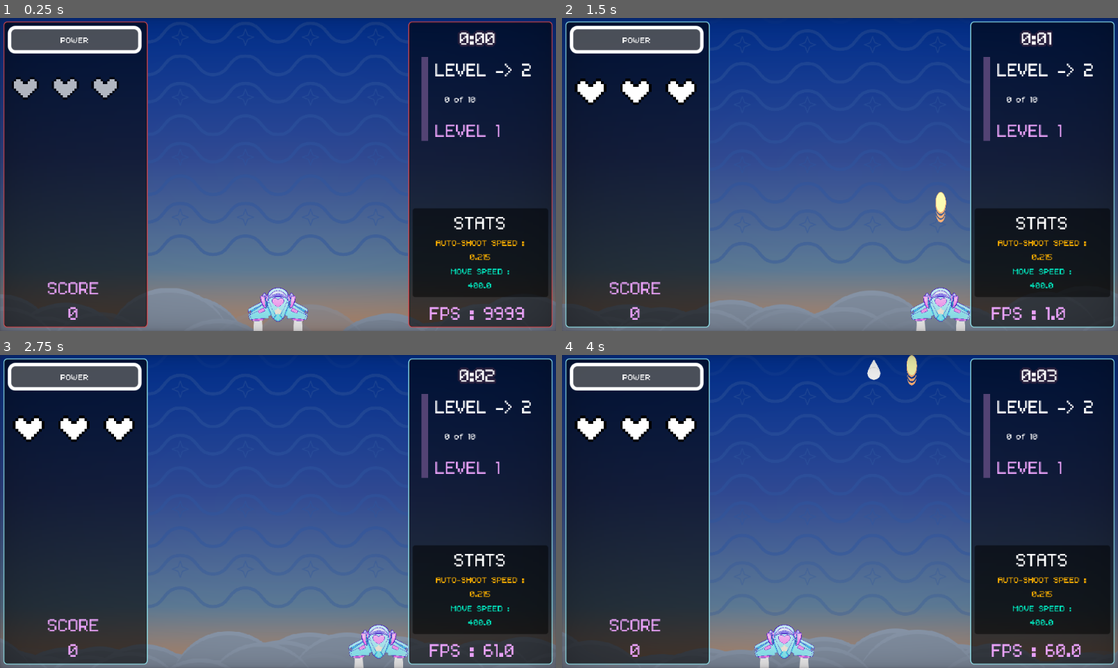
Above: before the commit, frames 1-4 (two rows, left to right).
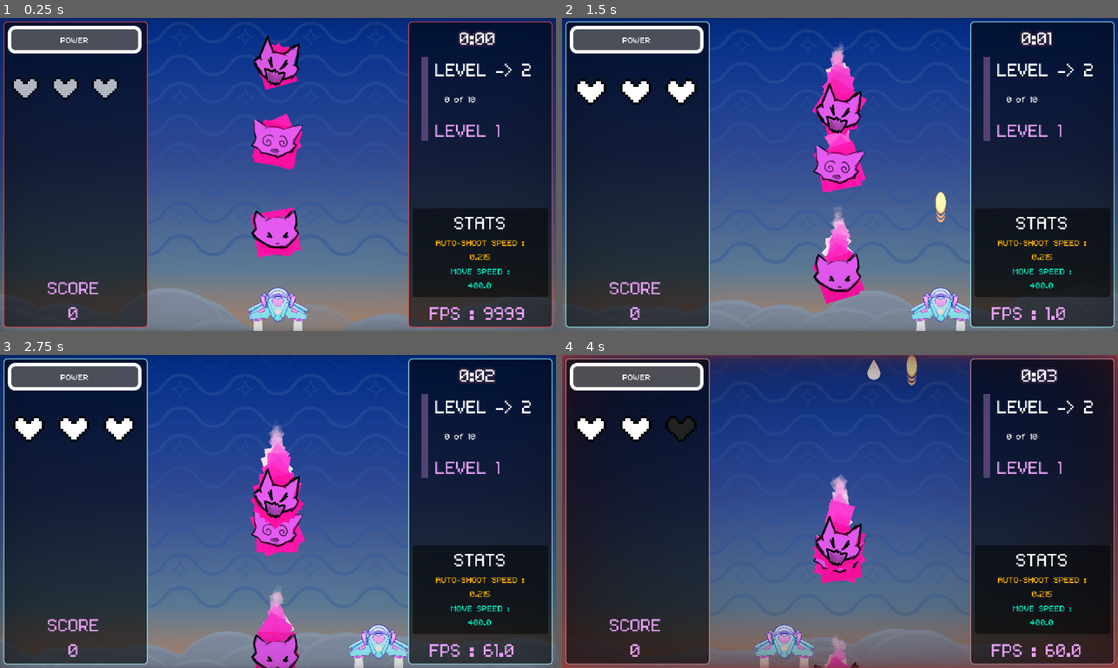
Above: after the commit, the same moments.

Repository: JoshuaOddBloom/ANSG_MeowBlast
Game: Godot game, scene res://scenes/base_level/base_level.tscn
Same seed, same stepped clock (60 frames per second), same inputs: the game is played once before the commit and once after it. This scene is started directly instead of the project's main scene. Sound files missing from this copy of the repository are replaced by a short silence.
Inputs (mouse positions are in pixels of both pictures, inside the frame that each line leads up to):
- Up to frame 1 (0.25 s): no input
- Up to frame 2 (1.5 s): move the mouse to (962, 158) at 0.52 s; hold Right (ui_right) 0.53-1.28 s; tap J (shoot) at 0.6, 1.35 s; move the mouse to (728, 190) at 1.27 s; hold Down (ui_down) from 1.28 s (still down)
- Up to frame 3 (2.75 s): move the mouse to (333, 442) at 2.02 s; release Down (ui_down) at 2.03 s; hold Right (ui_right) from 2.03 s (still down); tap K (use_power) at 2.1 s; tap J (shoot) at 2.3 s
- Up to frame 4 (4 s): move the mouse to (812, 574) at 2.77 s; tap J (shoot) at 2.85, 3.6 s; move the mouse to (1006, 558) at 3.52 s; release Right (ui_right) at 3.53 s; hold Left (ui_left) from 3.53 s (still down)

The runs differ from the first frame. In frame 1, 3.3% of the frame differs, in the area x 45-55%, y 5-77%; in frame 2, 4.4%; in frame 3, 4.0%; in frame 4, 16%, in the area x 0-100%, y 0-100%.

Commit message:
might downgrade to 4.4. Lots of annoying little things with the new release, might wait for 4.5.1

Diff:
--- a/assets/themes/level_overlay_style_box_flat.tres
+++ b/assets/themes/level_overlay_style_box_flat.tres
@@ -6,7 +6,7 @@
 border_width_top = 1
 border_width_right = 1
 border_width_bottom = 1
-border_color = Color(1, 1, 1, 0)
+border_color = Color(0.611765, 0.960784, 0.996078, 1)
 corner_radius_top_left = 4
 corner_radius_top_right = 4
 corner_radius_bottom_right = 4
--- a/resources/items/item_health_up.tres
+++ b/resources/items/item_health_up.tres
@@ -11,5 +11,4 @@
 item_weight = 4
 item_fall_speed_multiplier = 1.1
 add_icon_to_ui = false
-max_quantity = 0
 metadata/_custom_type_script = "uid://df24bvw55uwn1"
--- a/resources/items/item_max_hearts_up.tres
+++ b/resources/items/item_max_hearts_up.tres
@@ -7,9 +7,6 @@
 script = ExtResource("2_th0o0")
 item_name = "max_hearts_up"
 item_icon = ExtResource("1_usptx")
-item_modulate_override_color = Color(0, 0, 0, 1)
 item_weight = 2
-item_fall_speed_multiplier = 1.0
 add_icon_to_ui = false
-max_quantity = 0
 metadata/_custom_type_script = "uid://df24bvw55uwn1"
--- a/resources/items/item_move_speed_up.tres
+++ b/resources/items/item_move_speed_up.tres
@@ -8,8 +8,5 @@
 item_name = "move_speed_up"
 item_icon = ExtResource("1_ms8o8")
 item_modulate_override_color = Color(0, 0.986765, 0.80742, 1)
-item_weight = 10
-item_fall_speed_multiplier = 1.0
 add_icon_to_ui = false
-max_quantity = 0
 metadata/_custom_type_script = "uid://df24bvw55uwn1"
--- a/resources/items/item_shooting_speed_up.tres
+++ b/resources/items/item_shooting_speed_up.tres
@@ -8,8 +8,5 @@
 item_name = "shooting_speed_up"
 item_icon = ExtResource("1_678fn")
 item_modulate_override_color = Color(1, 0.7, 0, 1)
-item_weight = 10
-item_fall_speed_multiplier = 1.0
 add_icon_to_ui = false
-max_quantity = 0
 metadata/_custom_type_script = "uid://df24bvw55uwn1"
--- a/resources/items/item_special_up.tres
+++ b/resources/items/item_special_up.tres
@@ -8,8 +8,5 @@
 item_name = "special_up"
 item_icon = ExtResource("1_nith1")
 item_modulate_override_color = Color(1, 0.662229, 0.780597, 1)
-item_weight = 10
-item_fall_speed_multiplier = 1.0
 add_icon_to_ui = false
-max_quantity = 0
 metadata/_custom_type_script = "uid://df24bvw55uwn1"
--- a/resources/upgrades/dash_cooldown.tres
+++ b/resources/upgrades/dash_cooldown.tres
@@ -7,7 +7,6 @@
 script = ExtResource("2_tl2dg")
 id = "dash_cooldown"
 max_quantity = 3
-icon = ExtResource("1_pw3vd")
 name = "Dash Cool-Down Time (-10%)"
 add_icon_to_ui = true
 description = "Reduce the recharge time for Dashes."
--- a/resources/upgrades/dash_duration.tres
+++ b/resources/upgrades/dash_duration.tres
@@ -7,7 +7,6 @@
 script = ExtResource("2_cv5j6")
 id = "dash_duration"
 max_quantity = 3
-icon = ExtResource("1_tpkbb")
 name = "Dash Duration +10%"
 add_icon_to_ui = true
 description = "Add 10% to your dash duration"
--- a/resources/upgrades/one_more_try.tres
+++ b/resources/upgrades/one_more_try.tres
@@ -7,7 +7,5 @@
 script = ExtResource("2_uoedb")
 id = "one_more_try"
 max_quantity = 1
-icon = ExtResource("1_mwyde")
 name = "One More Try"
-add_icon_to_ui = false
 description = "If defeated, Regain 1 Heart Container."
--- a/resources/upgrades/pickup_area_increase.tres
+++ b/resources/upgrades/pickup_area_increase.tres
@@ -7,7 +7,6 @@
 script = ExtResource("1_ua7ei")
 id = "pickup_area_increase"
 max_quantity = 1
-icon = ExtResource("1_6ptne")
 name = "Pickup Area +25%"
 add_icon_to_ui = true
 description = "Adds 25% to the player's pickup area."
--- a/resources/upgrades/player_speed.tres
+++ b/resources/upgrades/player_speed.tres
@@ -7,7 +7,6 @@
 script = ExtResource("1_crc4w")
 id = "player_speed"
 max_quantity = 2
-icon = ExtResource("1_sk3u1")
 name = "Move Speed"
 add_icon_to_ui = true
 description = "Increases move speed by 10%"
--- a/resources/upgrades/shoot_range.tres
+++ b/resources/upgrades/shoot_range.tres
@@ -7,7 +7,6 @@
 script = ExtResource("1_a8y5g")
 id = "shoot_range"
 max_quantity = 3
-icon = ExtResource("1_7hpib")
 name = "Shooting Range"
 add_icon_to_ui = true
 description = "Increases your weapon's range by 25%"
--- a/resources/upgrades/shoot_speed.tres
+++ b/resources/upgrades/shoot_speed.tres
@@ -7,7 +7,6 @@
 script = ExtResource("2_1cmcc")
 id = "shoot_speed"
 max_quantity = 4
-icon = ExtResource("1_ffwso")
 name = "Shooting Speed"
 add_icon_to_ui = true
 description = "Increases your weapon's rate of fire by 25%"
--- a/scenes/base_level/base_level.gd
+++ b/scenes/base_level/base_level.gd
@@ -15,6 +15,7 @@
 #@onready var bg_animation_player: AnimationPlayer = %BGAnimationPlayer
 @onready var level_transition_player: AnimationPlayer = $BG/LevelTransitionPlayer
 @onready var pattern_animation_player: AnimationPlayer = %PatternAnimationPlayer
+@onready var game_over_rand_audio_component: RandomAudioStreamPlayer = %GameOverRandAudioComponent
 
 
 
@@ -104,6 +105,7 @@
 
 
 func on_game_over():
+	game_over_rand_audio_component.play_random()
 	game_over = true
 
 
--- a/scenes/base_level/base_level.tscn
+++ b/scenes/base_level/base_level.tscn
@@ -6,11 +6,13 @@
 [ext_resource type="Texture2D" uid="uid://elhm8hhwq2pi" path="res://assets/textures/cloud_circles.png" id="3_8eac3"]
 [ext_resource type="PackedScene" uid="uid://blhyxtuel2aqx" path="res://scenes/managers/arena_time_manager.tscn" id="3_c2ddb"]
 [ext_resource type="PackedScene" uid="uid://pyao5qbxpx8l" path="res://scenes/managers/item_drop_manager.tscn" id="3_dojjm"]
-[ext_resource type="AudioStream" uid="uid://bw0oxxyia6y8w" path="res://assets/audio/bgm/meowblaster_theme_level_5B.mp3" id="3_g525y"]
+[ext_resource type="AudioStream" uid="uid://cl5nuu87syh1m" path="res://assets/audio/bgm/meowblaster_theme_level_5b.ogg" id="3_g525y"]
 [ext_resource type="PackedScene" uid="uid://bw7votl21cark" path="res://scenes/enemy/enemy.tscn" id="3_jlp5g"]
+[ext_resource type="PackedScene" uid="uid://ccyrjfgwxtded" path="res://scenes/components/random_audio_player_component.tscn" id="4_4cbhi"]
 [ext_resource type="Script" uid="uid://df24bvw55uwn1" path="res://resources/items/res_droppable_item.gd" id="4_8tryd"]
 [ext_resource type="Texture2D" uid="uid://cr40kg8av6puu" path="res://scenes/base_level/res_level_1_bg_gradient.tres" id="4_jnmbr"]
 [ext_resource type="Resource" uid="uid://c223l7gta8v5g" path="res://resources/items/item_health_up.tres" id="5_0rn38"]
+[ext_resource type="AudioStream" uid="uid://cmg2fj7ueete7" path="res://assets/audio/sfx/player/player_death_1.ogg" id="5_5uif2"]
 [ext_resource type="Resource" uid="uid://csb43hrg77037" path="res://resources/items/item_shooting_speed_up.tres" id="6_0rn38"]
 [ext_resource type="PackedScene" uid="uid://0d7fsdntcf5u" path="res://scenes/ui/ui.tscn" id="6_8o1ni"]
 [ext_resource type="Resource" uid="uid://e535cmmuyqbf" path="res://resources/items/item_move_speed_up.tres" id="9_5uif2"]
@@ -77,6 +79,71 @@
 "transitions": PackedFloat32Array(1),
 "update": 0,
 "values": [Color(0.29, 0.5385, 1, 0.490196)]
+}
+
+[sub_resource type="Animation" id="Animation_g525y"]
+resource_name = "level_1_start"
+length = 0.1
+step = 0.05
+tracks/0/type = "value"
+tracks/0/imported = false
+tracks/0/enabled = true
+tracks/0/path = NodePath("CloudsGPUParticles2D:modulate")
+tracks/0/interp = 1
+tracks/0/loop_wrap = true
+tracks/0/keys = {
+"times": PackedFloat32Array(0),
+"transitions": PackedFloat32Array(1),
+"update": 0,
+"values": [Color(1, 1, 1, 1)]
+}
+tracks/1/type = "value"
+tracks/1/imported = false
+tracks/1/enabled = true
+tracks/1/path = NodePath("CloudsGPUParticles2D:process_material:color")
+tracks/1/interp = 1
+tracks/1/loop_wrap = true
+tracks/1/keys = {
+"times": PackedFloat32Array(0),
+"transitions": PackedFloat32Array(1),
+"update": 0,
+"values": [Color(0.553273, 0.60896, 0.685211, 1)]
+}
+tracks/2/type = "value"
+tracks/2/imported = false
+tracks/2/enabled = true
+tracks/2/path = NodePath("CloudsGPUParticles2D:position")
+tracks/2/interp = 1
+tracks/2/loop_wrap = true
+tracks/2/keys = {
+"times": PackedFloat32Array(0),
+"transitions": PackedFloat32Array(1),
+"update": 0,
+"values": [Vector2(320, 408.47)]
+}
+tracks/3/type = "value"
+tracks/3/imported = false
+tracks/3/enabled = true
+tracks/3/path = NodePath("%WavePattern:modulate")
+tracks/3/interp = 1
+tracks/3/loop_wrap = true
+tracks/3/keys = {
+"times": PackedFloat32Array(0),
+"transitions": PackedFloat32Array(1),
+"update": 0,
+"values": [Color(0.29, 0.5385, 1, 0.490196)]
+}
+tracks/4/type = "value"
+tracks/4/imported = false
+tracks/4/enabled = true
+tracks/4/path = NodePath("BGBlueSprite2D:modulate")
+tracks/4/interp = 1
+tracks/4/loop_wrap = true
+tracks/4/keys = {
+"times": PackedFloat32Array(0),
+"transitions": PackedFloat32Array(1),
+"update": 0,
+"values": [Color(1, 1, 1, 1)]
 }
 
 [sub_resource type="Animation" id="Animation_jnmbr"]
@@ -221,71 +288,6 @@
 "values": [Color(0.675, 0.5, 1, 0.392157), Color(0.676166, 0.33, 1, 0.698039)]
 }
 
-[sub_resource type="Animation" id="Animation_g525y"]
-resource_name = "level_1_start"
-length = 0.1
-step = 0.05
-tracks/0/type = "value"
-tracks/0/imported = false
-tracks/0/enabled = true
-tracks/0/path = NodePath("CloudsGPUParticles2D:modulate")
-tracks/0/interp = 1
-tracks/0/loop_wrap = true
-tracks/0/keys = {
-"times": PackedFloat32Array(0),
-"transitions": PackedFloat32Array(1),
-"update": 0,
-"values": [Color(1, 1, 1, 1)]
-}
-tracks/1/type = "value"
-tracks/1/imported = false
-tracks/1/enabled = true
-tracks/1/path = NodePath("CloudsGPUParticles2D:process_material:color")
-tracks/1/interp = 1
-tracks/1/loop_wrap = true
-tracks/1/keys = {
-"times": PackedFloat32Array(0),
-"transitions": PackedFloat32Array(1),
-"update": 0,
-"values": [Color(0.553273, 0.60896, 0.685211, 1)]
-}
-tracks/2/type = "value"
-tracks/2/imported = false
-tracks/2/enabled = true
-tracks/2/path = NodePath("CloudsGPUParticles2D:position")
-tracks/2/interp = 1
-tracks/2/loop_wrap = true
-tracks/2/keys = {
-"times": PackedFloat32Array(0),
-"transitions": PackedFloat32Array(1),
-"update": 0,
-"values": [Vector2(320, 408.47)]
-}
-tracks/3/type = "value"
-tracks/3/imported = false
-tracks/3/enabled = true
-tracks/3/path = NodePath("%WavePattern:modulate")
-tracks/3/interp = 1
-tracks/3/loop_wrap = true
-tracks/3/keys = {
-"times": PackedFloat32Array(0),
-"transitions": PackedFloat32Array(1),
-"update": 0,
-"values": [Color(0.29, 0.5385, 1, 0.490196)]
-}
-tracks/4/type = "value"
-tracks/4/imported = false
-tracks/4/enabled = true
-tracks/4/path = NodePath("BGBlueSprite2D:modulate")
-tracks/4/interp = 1
-tracks/4/loop_wrap = true
-tracks/4/keys = {
-"times": PackedFloat32Array(0),
-"transitions": PackedFloat32Array(1),
-"update": 0,
-"values": [Color(1, 1, 1, 1)]
-}
-
 [sub_resource type="Animation" id="Animation_4cbhi"]
 resource_name = "level_3_to_level_4"
 length = 2.5
@@ -459,6 +461,45 @@
 width = 640
 height = 360
 fill_to = Vector2(0, 1)
+
+[sub_resource type="Animation" id="Animation_qhw0v"]
+length = 0.001
+tracks/0/type = "value"
+tracks/0/imported = false
+tracks/0/enabled = true
+tracks/0/path = NodePath("WavePattern:position")
+tracks/0/interp = 1
+tracks/0/loop_wrap = true
+tracks/0/keys = {
+"times": PackedFloat32Array(0),
+"transitions": PackedFloat32Array(1),
+"update": 0,
+"values": [Vector2(0, 0)]
+}
+tracks/1/type = "value"
+tracks/1/imported = false
+tracks/1/enabled = true
+tracks/1/path = NodePath("WavePattern/Top:modulate")
+tracks/1/interp = 1
+tracks/1/loop_wrap = true
+tracks/1/keys = {
+"times": PackedFloat32Array(0),
+"transitions": PackedFloat32Array(1),
+"update": 0,
+"values": [Color(1, 1, 1, 0)]
+}
+tracks/2/type = "value"
+tracks/2/imported = false
+tracks/2/enabled = true
+tracks/2/path = NodePath("WavePattern/Bottom:modulate")
+tracks/2/interp = 1
+tracks/2/loop_wrap = true
+tracks/2/keys = {
+"times": PackedFloat32Array(0),
+"transitions": PackedFloat32Array(1),
+"update": 0,
+"values": [Color(1, 1, 1, 1)]
+}
 
 [sub_resource type="Animation" id="Animation_8diyn"]
 resource_name = "level_1"
@@ -502,45 +543,6 @@
 "values": [Color(1, 1, 1, 1), Color(1, 1, 1, 0)]
 }
 
-[sub_resource type="Animation" id="Animation_qhw0v"]
-length = 0.001
-tracks/0/type = "value"
-tracks/0/imported = false
-tracks/0/enabled = true
-tracks/0/path = NodePath("WavePattern:position")
-tracks/0/interp = 1
-tracks/0/loop_wrap = true
-tracks/0/keys = {
-"times": PackedFloat32Array(0),
-"transitions": PackedFloat32Array(1),
-"update": 0,
-"values": [Vector2(0, 0)]
-}
-tracks/1/type = "value"
-tracks/1/imported = false
-tracks/1/enabled = true
-tracks/1/path = NodePath("WavePattern/Top:modulate")
-tracks/1/interp = 1
-tracks/1/loop_wrap = true
-tracks/1/keys = {
-"times": PackedFloat32Array(0),
-"transitions": PackedFloat32Array(1),
-"update": 0,
-"values": [Color(1, 1, 1, 0)]
-}
-tracks/2/type = "value"
-tracks/2/imported = false
-tracks/2/enabled = true
-tracks/2/path = NodePath("WavePattern/Bottom:modulate")
-tracks/2/interp = 1
-tracks/2/loop_wrap = true
-tracks/2/keys = {
-"times": PackedFloat32Array(0),
-"transitions": PackedFloat32Array(1),
-"update": 0,
-"values": [Color(1, 1, 1, 1)]
-}
-
 [sub_resource type="AnimationLibrary" id="AnimationLibrary_inqle"]
 _data = {
 &"RESET": SubResource("Animation_qhw0v"),
@@ -595,12 +597,21 @@
 stream = ExtResource("3_g525y")
 autoplay = true
 bus = &"BGM"
+parameters/looping = true
+
+[node name="GameOverRandAudioComponent" parent="." instance=ExtResource("4_4cbhi")]
+unique_name_in_owner = true
+volume_db = -6.346
+bus = &"SFX"
+streams = Array[AudioStream]([ExtResource("5_5uif2")])
+min_pitch = 1.0
+max_pitch = 1.2
 
 [node name="ArenaTimeManager" parent="." instance=ExtResource("3_c2ddb")]
 
 [node name="ItemDropManager" parent="." instance=ExtResource("3_dojjm")]
 unique_name_in_owner = true
-drop_percent = 0.1
+drop_percent = 1.0
 droppable_items = Array[ExtResource("4_8tryd")]([ExtResource("5_0rn38"), ExtResource("6_0rn38"), ExtResource("9_5uif2")])
 
 [node name="BG" type="Node2D" parent="."]
@@ -729,6 +740,15 @@
 unique_name_in_owner = true
 position = Vector2(320, 331)
 
+[node name="Enemy" parent="EntitiesLayer" instance=ExtResource("3_jlp5g")]
+position = Vector2(318, 233)
+
+[node name="Enemy2" parent="EntitiesLayer" instance=ExtResource("3_jlp5g")]
+position = Vector2(319, 130)
+
+[node name="Enemy3" parent="EntitiesLayer" instance=ExtResource("3_jlp5g")]
+position = Vector2(319, 38)
+
 [node name="HurtBox" type="Area2D" parent="." groups=["level_enemy_bounds"]]
 unique_name_in_owner = true
 collision_layer = 8
--- a/scenes/components/health_component.gd
+++ b/scenes/components/health_component.gd
@@ -33,6 +33,7 @@
 			GameEvents.player_at_max_health = false
 
 	if current_health <= 0:
+
 		defeated.emit()
 
 
--- a/scenes/components/random_audio_player_component.gd
+++ b/scenes/components/random_audio_player_component.gd
@@ -1,7 +1,11 @@
 extends AudioStreamPlayer
+
+class_name RandomAudioStreamPlayer
 
 @export var streams : Array[AudioStream]
 @export var randomize_pitch = true
+@export var min_volume = 0.0
+@export var max_volume = 0.0
 @export var min_pitch = 0.9
 @export var max_pitch = 1.1
 
@@ -10,6 +14,11 @@
 	if streams == null || streams.size() == 0:
 		return
 
+	if min_volume == 0.0 and max_volume == 0.0:
+		pass
+	else:
+		volume_db = randf_range(min_volume, max_volume)
+
 	if randomize_pitch:
 		pitch_scale = randf_range(min_pitch,max_pitch)
 	else:
--- a/scenes/game_objects/item_drop/item_drop.gd
+++ b/scenes/game_objects/item_drop/item_drop.gd
@@ -86,7 +86,6 @@
 	Callable(add_properties).call_deferred()
 
 
-
 func add_properties():
 	if item_resource != null:
 		if item_resource.item_modulate_override_color != Color.BLACK:
--- a/scenes/game_objects/item_drop/item_drop.tscn
+++ b/scenes/game_objects/item_drop/item_drop.tscn
@@ -1,12 +1,8 @@
-[gd_scene load_steps=18 format=3 uid="uid://c0ayjlpiqu7p8"]
+[gd_scene load_steps=14 format=3 uid="uid://c0ayjlpiqu7p8"]
 
 [ext_resource type="Script" uid="uid://dq1towb758dhd" path="res://scenes/game_objects/item_drop/item_drop.gd" id="1_aqoos"]
 [ext_resource type="PackedScene" uid="uid://ccyrjfgwxtded" path="res://scenes/components/random_audio_player_component.tscn" id="2_w1avk"]
-[ext_resource type="AudioStream" uid="uid://du8rpgxamtej8" path="res://assets/audio/sfx/experience_vial/impactGeneric_light_000.ogg" id="3_n2l6k"]
-[ext_resource type="AudioStream" uid="uid://c40emst64p6be" path="res://assets/audio/sfx/experience_vial/impactGeneric_light_001.ogg" id="4_ag42a"]
-[ext_resource type="AudioStream" uid="uid://gn454vxbuj3v" path="res://assets/audio/sfx/experience_vial/impactGeneric_light_002.ogg" id="5_72w7q"]
-[ext_resource type="AudioStream" uid="uid://b58kdvosjoxek" path="res://assets/audio/sfx/experience_vial/impactGeneric_light_003.ogg" id="6_863fo"]
-[ext_resource type="AudioStream" uid="uid://5bxehib6x4tb" path="res://assets/audio/sfx/experience_vial/impactGeneric_light_004.ogg" id="7_sf77m"]
+[ext_resource type="AudioStream" uid="uid://csxvnvfnvhio0" path="res://assets/audio/sfx/fifthSaw_stab_fast.ogg" id="3_qc6ap"]
 [ext_resource type="PackedScene" uid="uid://bstco5w5lxv1u" path="res://scenes/particle_scenes/fire_trail_gpu_particles_2d.tscn" id="8_aes1c"]
 [ext_resource type="Texture2D" uid="uid://bt1x01rlktxnr" path="res://assets/textures/TargetReticle.png" id="9_avsdm"]
 
@@ -49,9 +45,9 @@
 [node name="RandomAudioPlayerComponent" parent="." instance=ExtResource("2_w1avk")]
 volume_db = -9.143
 bus = &"SFX"
-streams = Array[AudioStream]([ExtResource("3_n2l6k"), ExtResource("4_ag42a"), ExtResource("5_72w7q"), ExtResource("6_863fo"), ExtResource("7_sf77m")])
-min_pitch = 3.5
-max_pitch = 5.5
+streams = Array[AudioStream]([ExtResource("3_qc6ap")])
+min_pitch = 1.5
+max_pitch = 3.5
 
 [node name="Area2D" type="Area2D" parent="."]
 collision_layer = 0
--- a/scenes/player/player.gd
+++ b/scenes/player/player.gd
@@ -18,7 +18,11 @@
 @onready var projectile_base_wait_time: float = 0.215
 @export var projectile_minimum_wait_time: float = 0.125
 @onready var projectile_spawn_marker_2d: Marker2D = %ProjectileSpawnMarker2D
-@onready var projectile_random_audio_player_component: AudioStreamPlayer = %ProjectileRandomAudioPlayerComponent
+# Audio
+@onready var projectile_rand_audio_component: RandomAudioStreamPlayer = %ProjectileRandAudioComponent
+@onready var player_hit_rand_audio_component_2: RandomAudioStreamPlayer = %PlayerHitRandAudioComponent2
+
+
 
 
 #var current_projectile_selected
@@ -125,7 +129,7 @@
 		return
 
 	projectile_instance.global_position = projectile_spawn_marker_2d.global_position
-	projectile_random_audio_player_component.play_random()
+	projectile_rand_audio_component.play_random()
 	get_parent().add_child(projectile_instance)
 
 
@@ -134,6 +138,7 @@
 
 
 func take_damage(amount):
+	player_hit_rand_audio_component_2.play_random()
 	health_component.take_damage(amount)
 
 
--- a/scenes/player/player.tscn
+++ b/scenes/player/player.tscn
@@ -1,12 +1,13 @@
-[gd_scene load_steps=15 format=3 uid="uid://cojgne2mgqepd"]
+[gd_scene load_steps=16 format=3 uid="uid://cojgne2mgqepd"]
 
 [ext_resource type="Script" uid="uid://bt7qnmy611831" path="res://scenes/player/player.gd" id="1_8afob"]
 [ext_resource type="PackedScene" uid="uid://ccyrjfgwxtded" path="res://scenes/components/random_audio_player_component.tscn" id="2_je7p5"]
-[ext_resource type="AudioStream" uid="uid://cqbvuy1meunre" path="res://assets/audio/sfx/8Bit_Lazer.wav" id="3_0owmy"]
+[ext_resource type="AudioStream" uid="uid://buuhexsuc44s3" path="res://assets/audio/sfx/8bit_lazer.ogg" id="3_0owmy"]
 [ext_resource type="PackedScene" uid="uid://dhd4f3glgvj4h" path="res://scenes/components/health_component.tscn" id="3_gmlin"]
 [ext_resource type="Texture2D" uid="uid://sanwtepvevca" path="res://assets/textures/movement_trails_2.png" id="3_lvxji"]
 [ext_resource type="Texture2D" uid="uid://bjrny37ardjbv" path="res://assets/textures/star_shot_trail.png" id="3_p47bc"]
 [ext_resource type="Texture2D" uid="uid://bvsfycngq78ov" path="res://scenes/player/original_ship_cleanup.png" id="4_lvxji"]
+[ext_resource type="AudioStream" uid="uid://pgspr8pgqx8s" path="res://assets/audio/sfx/basic_enemy/footstep_carpet_002.ogg" id="4_qek5x"]
 
 [sub_resource type="RectangleShape2D" id="RectangleShape2D_gmlin"]
 size = Vector2(68, 32)
@@ -44,13 +45,21 @@
 power_charge_target = 100.0
 projectile_minimum_wait_time = 0.1
 
-[node name="ProjectileRandomAudioPlayerComponent" parent="." instance=ExtResource("2_je7p5")]
+[node name="ProjectileRandAudioComponent" parent="." instance=ExtResource("2_je7p5")]
 unique_name_in_owner = true
-volume_db = -7.429
 bus = &"SFX"
 streams = Array[AudioStream]([ExtResource("3_0owmy")])
-min_pitch = 1.25
-max_pitch = 1.6
+min_volume = -15.0
+max_volume = -9.0
+min_pitch = 1.75
+max_pitch = 2.5
+
+[node name="PlayerHitRandAudioComponent2" parent="." instance=ExtResource("2_je7p5")]
+unique_name_in_owner = true
+autoplay = true
+bus = &"SFX"
+streams = Array[AudioStream]([ExtResource("4_qek5x")])
+randomize_pitch = false
 
 [node name="UsingPowerTimer" type="Timer" parent="."]
 wait_time = 3.0
--- a/scenes/ui/main_menu.tscn
+++ b/scenes/ui/main_menu.tscn
@@ -517,7 +517,7 @@
 
 [node name="BG" type="TextureRect" parent="MainMenuBG"]
 unique_name_in_owner = true
-layout_mode = 2
+layout_mode = 0
 offset_right = 640.0
 offset_bottom = 360.0
 mouse_filter = 2
@@ -541,7 +541,7 @@
 [node name="VisualsAndAudioNotFinalLabel" type="Label" parent="MainMenuBG/BG"]
 modulate = Color(1, 0.809552, 0.27686, 1)
 custom_minimum_size = Vector2(193.19, 0)
-layout_mode = 2
+layout_mode = 0
 offset_left = 218.0
 offset_top = 3.0
 offset_right = 411.19
@@ -555,7 +555,7 @@
 [node name="Title" type="TextureRect" parent="MainMenuBG"]
 unique_name_in_owner = true
 visible = false
-layout_mode = 2
+layout_mode = 0
 offset_right = 640.0
 offset_bottom = 360.0
 mouse_filter = 2
Not shown, changed: assets/ansg_meowblast.jpeg.import
Not shown, removed: assets/audio/bgm/meowblaster_theme_level_4_loop.mp3.import
Not shown, removed: assets/audio/bgm/meowblaster_theme_level_5B.mp3.import
Not shown, removed: assets/audio/bgm/meowblaster_theme_level_5B_loop.mp3.import
Not shown, removed: assets/audio/bgm/meowblaster_theme_level_5_loop.mp3.import
Not shown, added: assets/audio/bgm/meowblaster_theme_level_5b.ogg.import
Not shown, removed: assets/audio/sfx/8Bit_Lazer.wav.import
Not shown, removed: assets/audio/sfx/FifthSaw_stab.wav.import
Not shown, removed: assets/audio/sfx/FifthSaw_stab_fast.wav.import
Not shown, changed: assets/audio/sfx/basic_enemy/footstep_carpet_002.ogg.import
Not shown, added: assets/audio/sfx/fifthSaw_stab_fast.ogg.import
Not shown, added: assets/audio/sfx/fifthsaw_stab.ogg.import
(and 75 more such lines)
